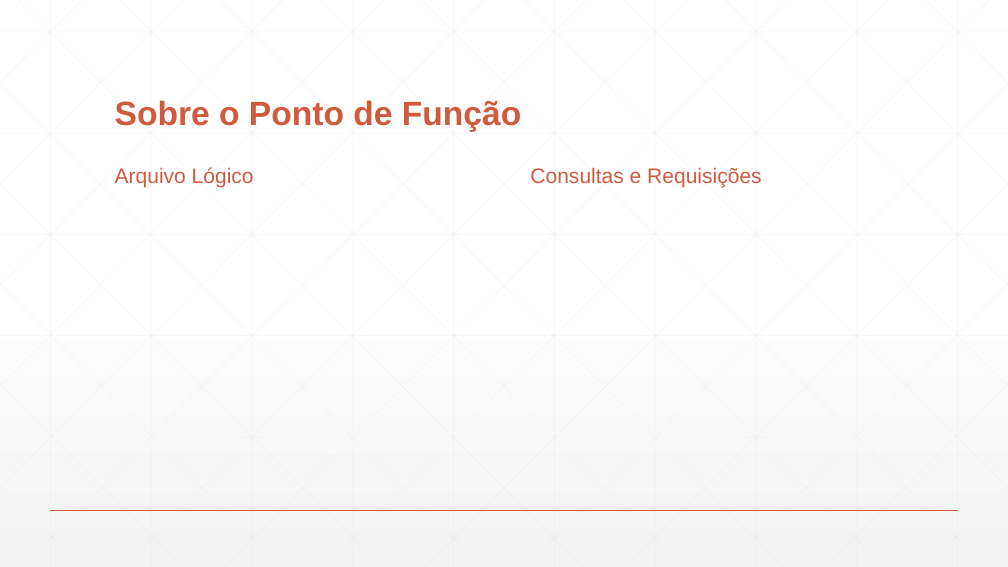
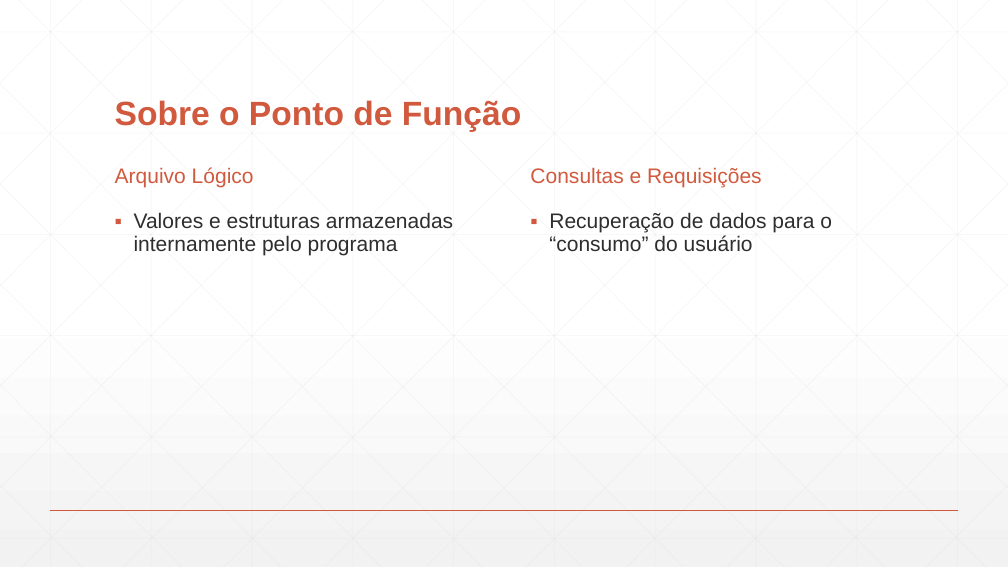
Before and after one commit to DudsNascimento/DuDente, a slide deck: slide 6 of Apresentação - Estimativas .pptx. Drawn at 1008x567 pixels with LibreOffice and Linux fonts; fonts in the diff are those of the drawing. Boxes give left, top, right and bottom in pixels: in the first picture for what was removed or moved away, otherwise in the second. Text is boxed around its words. In the diff, an @@ line names an element or a change of style, - is before the commit and + after.

```diff
--- a/Apresentação - Estimativas .pptx
+++ b/Apresentação - Estimativas .pptx
@@ text added at (134, 212, 453, 256), 20 pt, text #2D2E2D @@
+▪ Valores e estruturas armazenadas internamente pelo programa
@@ text added at (549, 212, 832, 252), 20 pt, text #2D2E2D @@
+▪ Recuperação de dados para o “consumo” do usuário
```
Also in this commit, not shown: 2 other slides changed, 6 slides removed.
